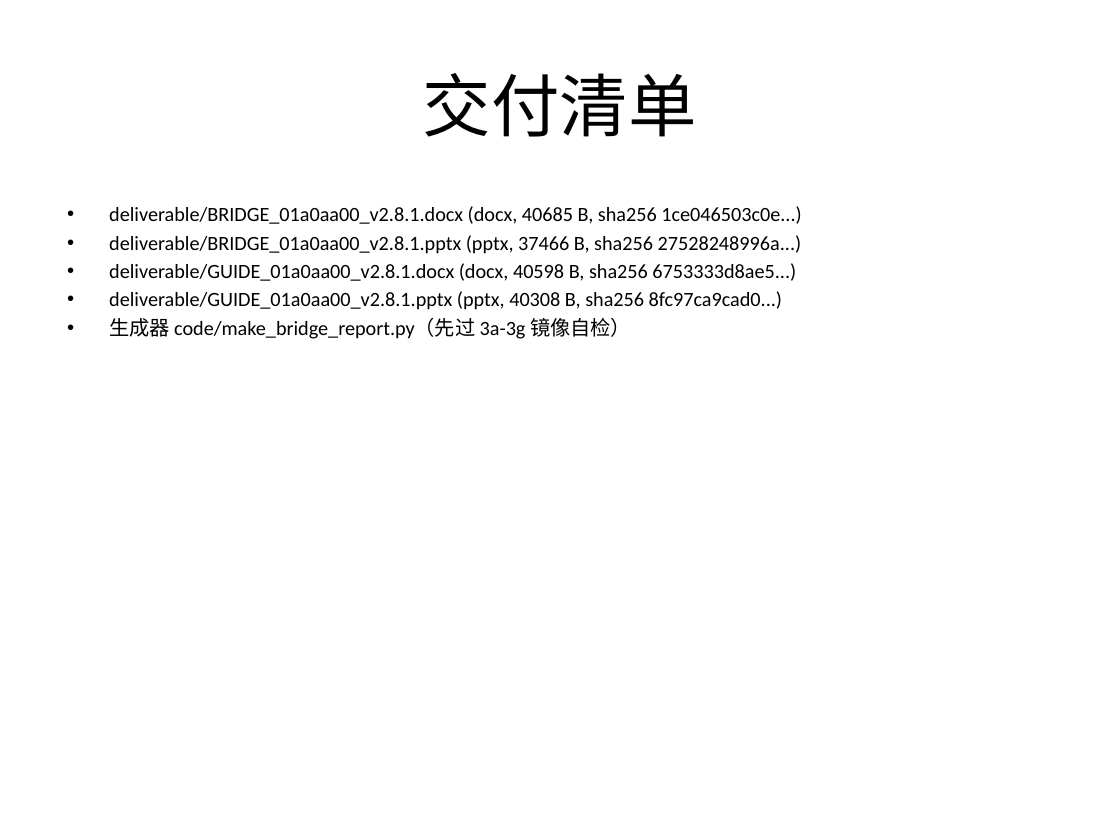
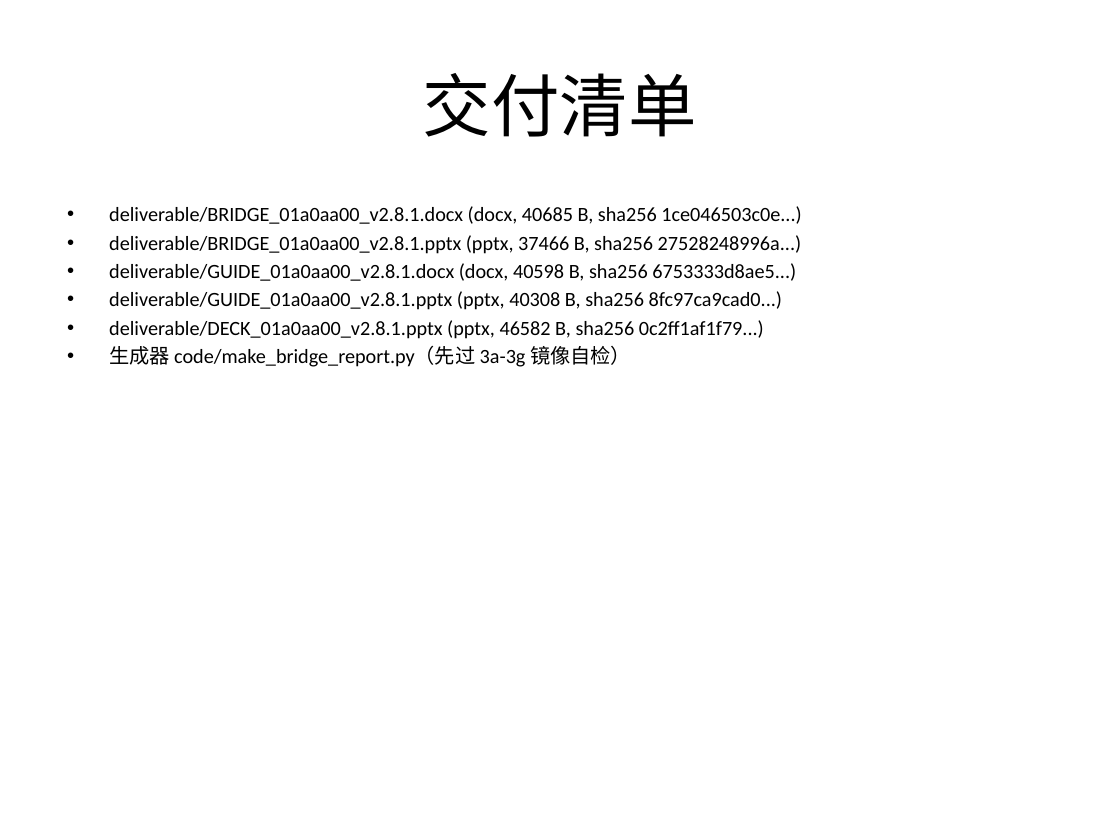
Before and after one commit to mqgg5630-cyber/git-pull-arena, a slide deck: slide 2 of deliverable/DELIVERY_01a0aa00_v2.8.1.pptx. Drawn at 1120x840 pixels with LibreOffice and Linux fonts; fonts in the diff are those of the drawing. Boxes give left, top, right and bottom in pixels: in the first picture for what was removed or moved away, otherwise in the second. Text is boxed around its words. In the diff, an @@ line names an element or a change of style, - is before the commit and + after.

```diff
--- a/deliverable/DELIVERY_01a0aa00_v2.8.1.pptx
+++ b/deliverable/DELIVERY_01a0aa00_v2.8.1.pptx
@@ text at (109, 320, 764, 339): paragraph added @@
+• deliverable/DECK_01a0aa00_v2.8.1.pptx (pptx, 46582 B, sha256 0c2ff1af1f79...)
```
Also in this commit, not shown: 1 other slide changed, 23 other files.
